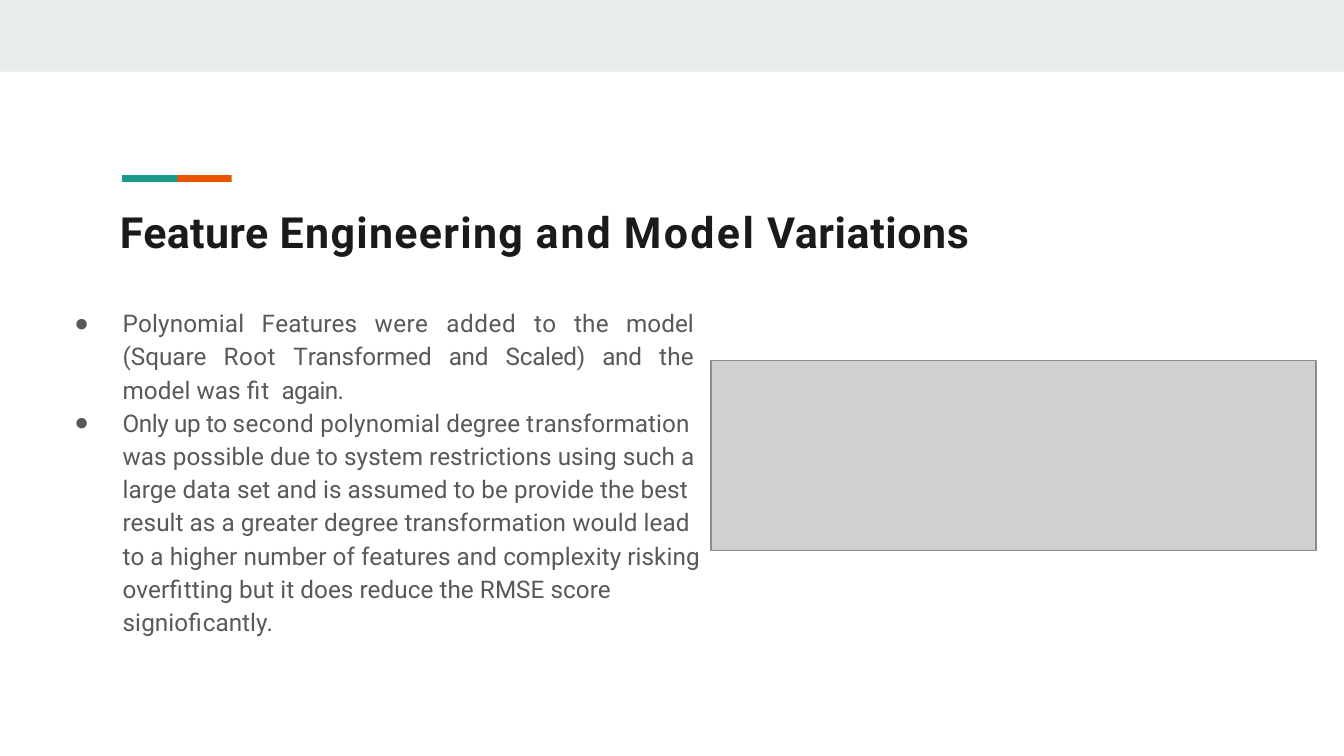
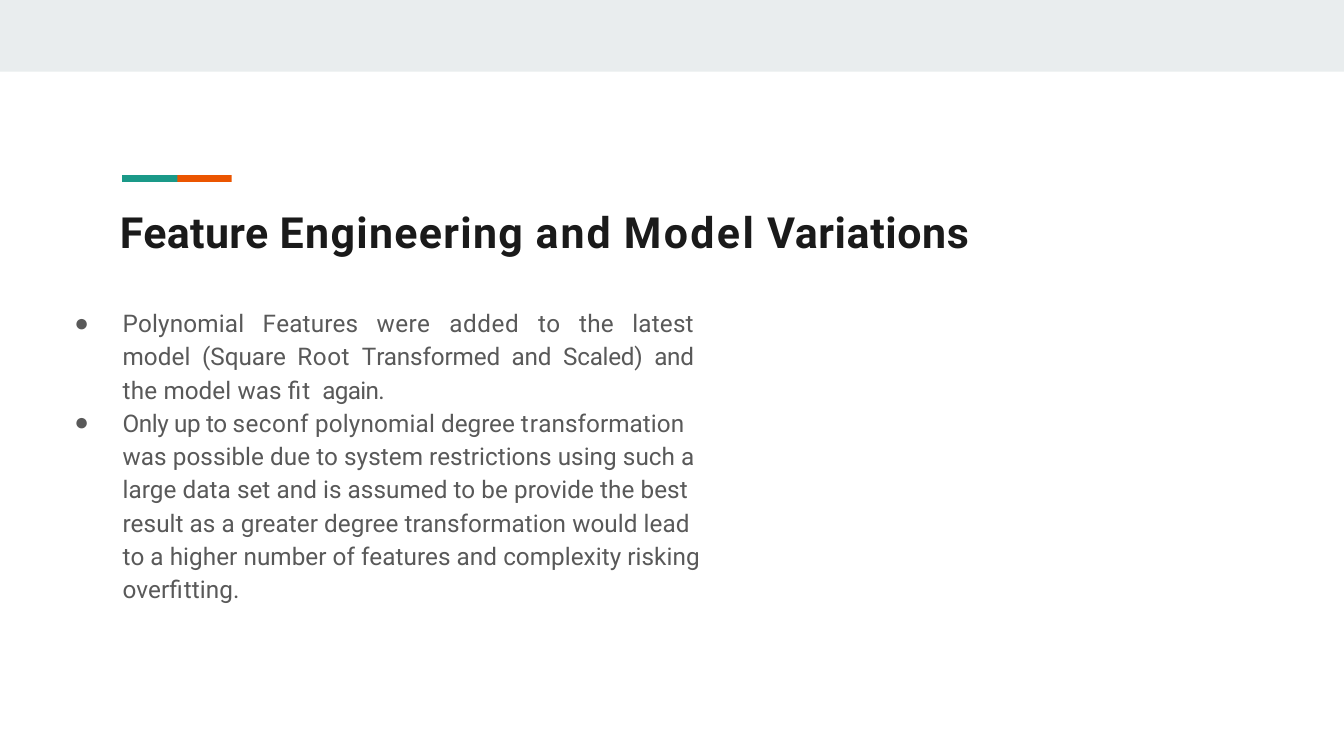
Before and after one commit to moqa19/IBM-Machine-Learning, a slide deck: slide 12 of Project-2-Report.pptx. Drawn at 1344x756 pixels with LibreOffice and Linux fonts; fonts in the diff are those of the drawing; grey boxes stand for pictures. Boxes give left, top, right and bottom in pixels: in the first picture for what was removed or moved away, otherwise in the second. Text is boxed around its words. In the diff, an @@ line names an element or a change of style, - is before the commit and + after.

```diff
--- a/Project-2-Report.pptx
+++ b/Project-2-Report.pptx
@@ text at box(123, 314, 699, 603): text changed @@
-● Polynomial Features were added to the model (Square Root Transformed and Scaled) and the model was fit again.
-● Only up to second polynomial degree transformation was possible due to system restrictions using such a large data set and is assumed to be provide the best result as a greater degree transformation would lead to a higher number of features and complexity risking overfitting but it does reduce the RMSE score signioficantly.
+● Polynomial Features were added to the latest model (Square Root Transformed and Scaled) and the model was fit again.
+● Only up to seconf polynomial degree transformation was possible due to system restrictions using such a large data set and is assumed to be provide the best result as a greater degree transformation would lead to a higher number of features and complexity risking overfitting.
@@ picture removed at box(711, 360, 1316, 551) @@
```
Also in this commit, not shown: 8 other slides changed, 2 slides added, 1 other file.
